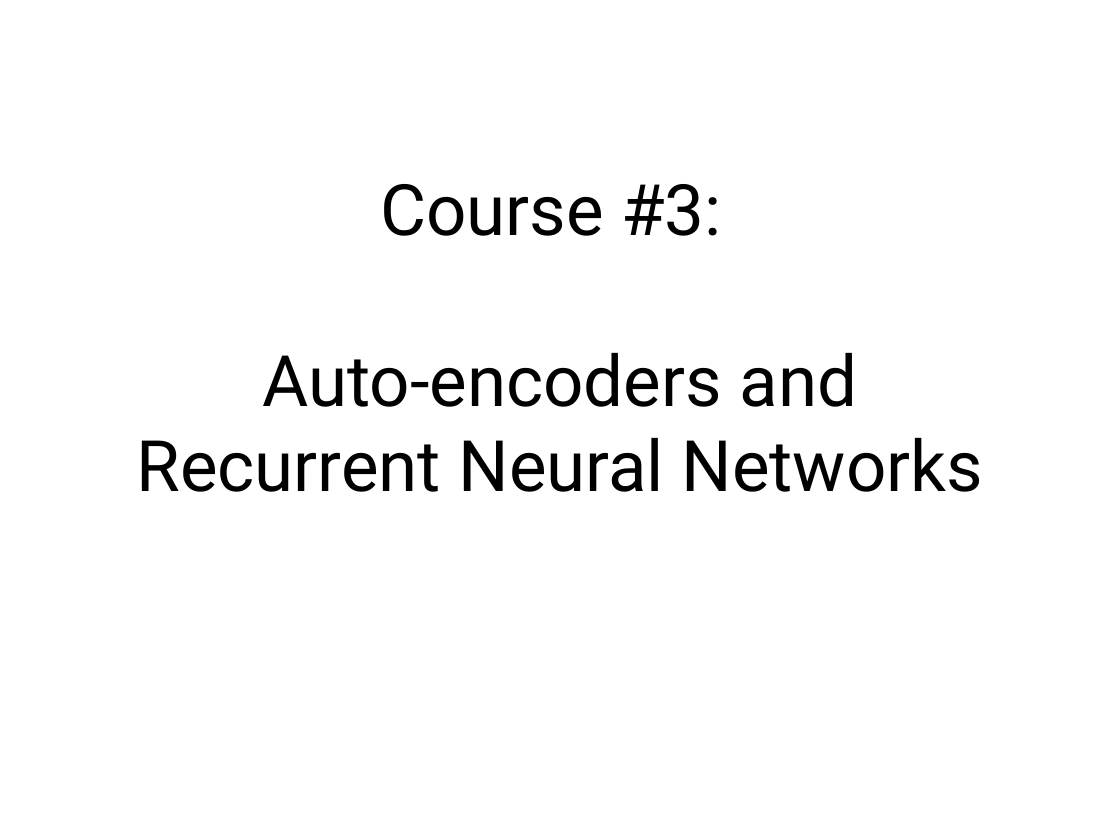
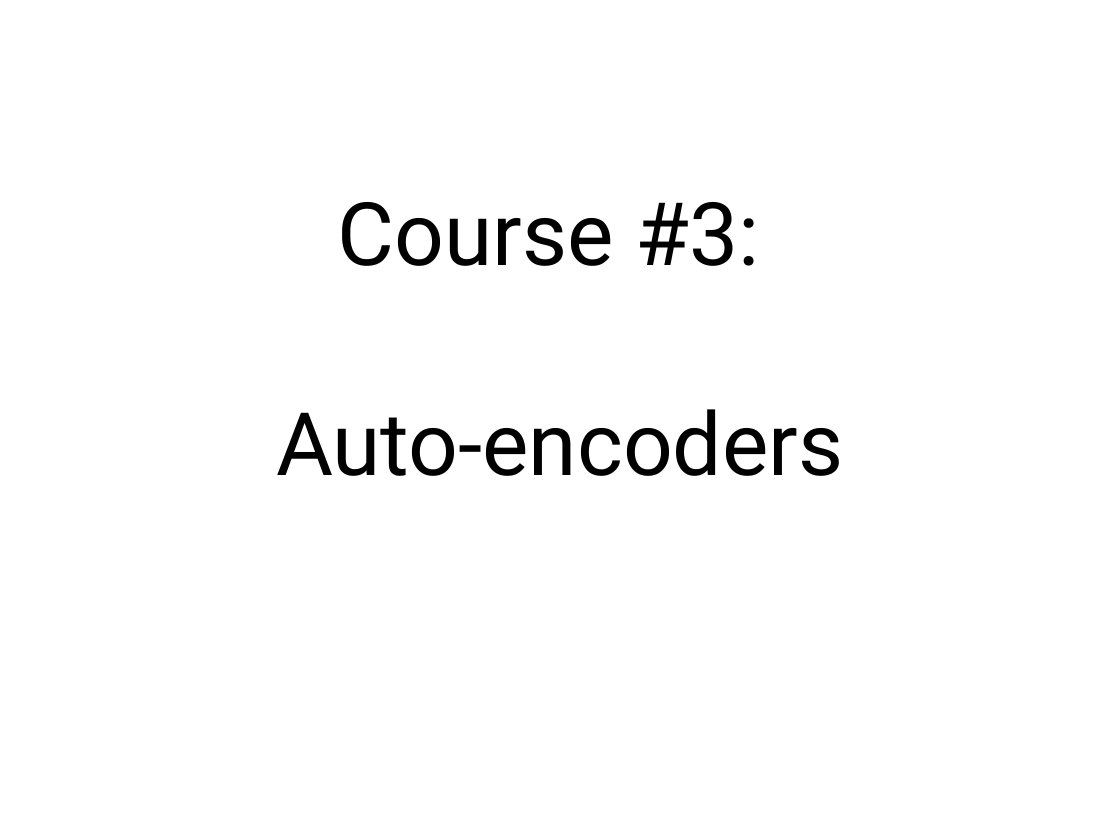
Before and after one commit to CIA-Oceanix/DLOA2023, a slide deck: slide 1 of lectures/course_DLMOA_session-3.pptx. Drawn at 1120x840 pixels with LibreOffice and Linux fonts; fonts in the diff are those of the drawing. Boxes give left, top, right and bottom in pixels: in the first picture for what was removed or moved away, otherwise in the second. Text is boxed around its words. In the diff, an @@ line names an element or a change of style, - is before the commit and + after.

```diff
--- a/lectures/course_DLMOA_session-3.pptx
+++ b/lectures/course_DLMOA_session-3.pptx
@@ title at [338, 202, 760, 266]: size 64.8 to 80 pt in "Course #3:" @@
@@ title at [276, 409, 843, 476]: text changed; size 64.8 to 80 pt @@
-Auto-encoders and Recurrent Neural Networks
+Auto-encoders
```
Also in this commit, not shown: 1 other slide changed, 1 other file.
